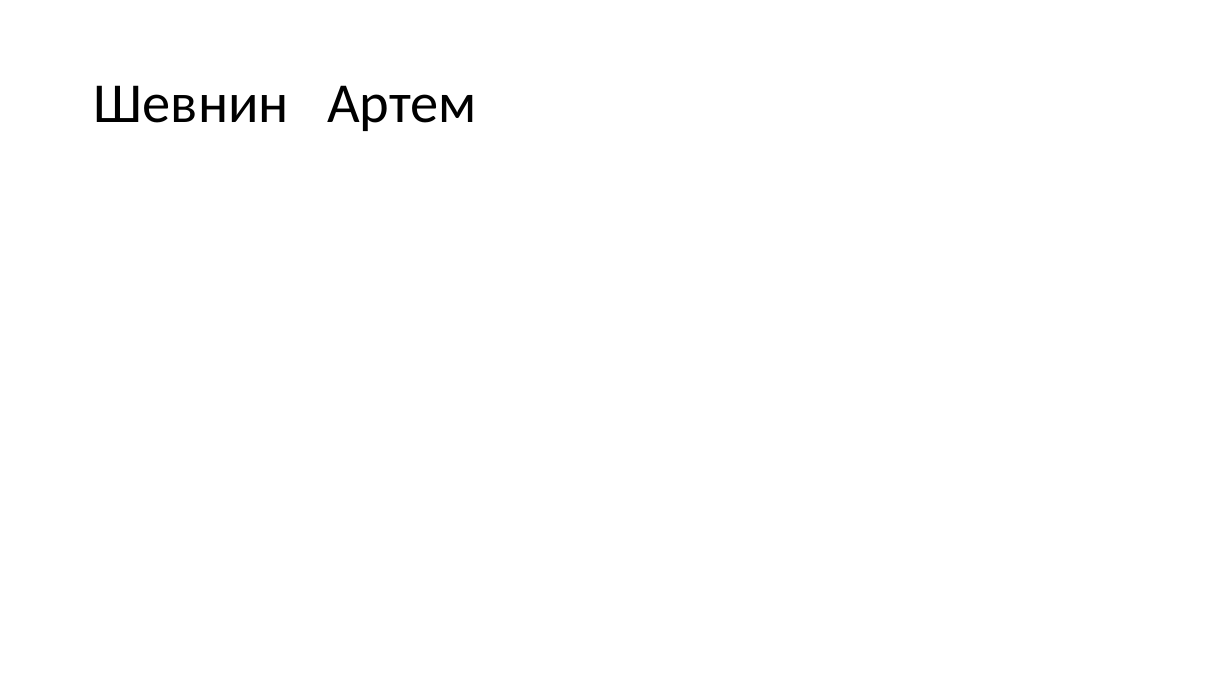
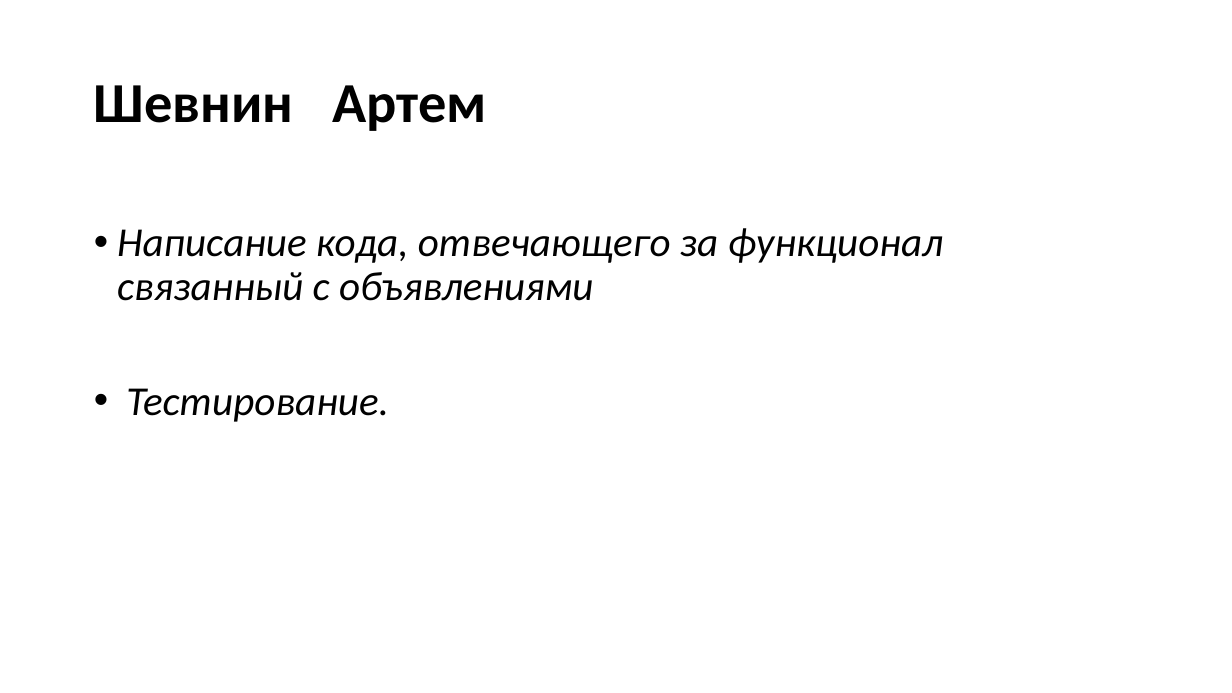
Before and after one commit to VoyakinH/TBot, a slide deck: slide 12 of TheExperts_презентация_.pptx. Drawn at 1232x693 pixels with LibreOffice and Linux fonts; fonts in the diff are those of the drawing. Boxes give left, top, right and bottom in pixels: in the first picture for what was removed or moved away, otherwise in the second. Text is boxed around its words. In the diff, an @@ line names an element or a change of style, - is before the commit and + after.

```diff
--- a/TheExperts_презентация_.pptx
+++ b/TheExperts_презентация_.pptx
@@ title "Шевнин Артем" at [94, 85, 486, 131]: bold on @@
@@ text added at [117, 228, 943, 422], 32 pt, text #000000, italic @@
+• Написание кода, отвечающего за функционал связанный с объявлениями
+• Тестирование.
```
Also in this commit, not shown: 5 other slides changed, 1 slide added, 2 slides removed.
